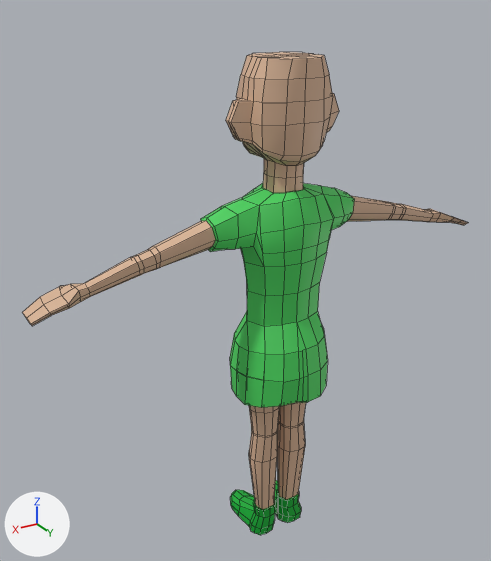
A saved change to the FBX model Assets/Models/Characters/GirlPlayingAnimation/girltest.fbx.
One viewpoint serves both versions: a camera (50 mm lens) standing at (0.352, 0.537, 0.209) and looking at (0.021, -0.014, -0.067). The lights are fixed; the arrows at lower left show +X, +Y and +Z. Mesh edges are drawn as thin lines. Where no turn or scale is listed for an object, it has been applied to the vertices.
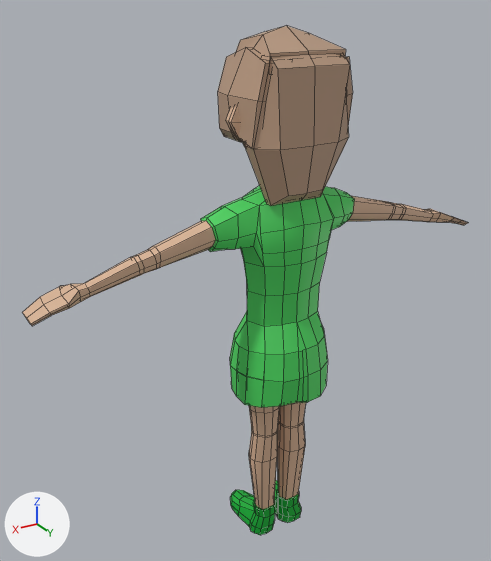
Changed parts and their boxes (x1, y1, x2, y2) in the pictures (491 x 561 px):
'polySurface6', reshaped: before (22, 52, 468, 535); after (22, 26, 468, 535)
part 1 of me_mesh, added: after (339, 55, 353, 125)
part 2 of me_mesh, added (beige): after (236, 26, 346, 74)
part 3 of me_mesh, added (beige): after (218, 48, 270, 149)
part 4 of me_mesh, added: after (245, 54, 350, 206)

Patch to the scene script:
```diff
--- a/Assets/Models/Characters/GirlPlayingAnimation/girltest.fbx.py
+++ b/Assets/Models/Characters/GirlPlayingAnimation/girltest.fbx.py
@@ mat_lambert14 @@
+mat_lambert14 = principled_material('lambert14')
+mat_lambert14.base_color = (0.482, 0.316, 0.213)  # beige #b8987f
@@ me_mesh @@
 # used by ob_polysurface6; location = (0.0, 0.0, 0.0)
-me_mesh.from_pydata(...)  # 959 vertices, 957 faces; spans x -0.249..0.249, y -0.041..0.064, z -0.367..0.154
+me_mesh.from_pydata(...)  # 1063 vertices, 1053 faces; spans x -0.249..0.249, y -0.041..0.064, z -0.367..0.179
+# me_mesh part 1: a new loose piece of 26 vertices spanning x -0.057..-0.034, y -0.023..0.053, z 0.084..0.157, in mat_lambert14 (beige #b8997f)
+# me_mesh part 2: a new loose piece of 26 vertices spanning x -0.042..0.036, y -0.031..0.049, z 0.13..0.179, in mat_lambert14 (beige #b8997f)
+# me_mesh part 3: a new loose piece of 26 vertices spanning x 0.022..0.056, y -0.024..0.049, z 0.083..0.162, in mat_lambert14 (beige #b8997f)
+# me_mesh part 4: a new loose piece of 26 vertices spanning x -0.053..0.05, y 0.034..0.062, z 0.03..0.157, in mat_lambert14 (beige #b8997f)
 me_mesh.materials.append(mat_lambert10)
@@ me_mesh @@
 me_mesh.materials.append(mat_lambert13)
+me_mesh.materials.append(mat_lambert14)  # beige #b8987f
```
